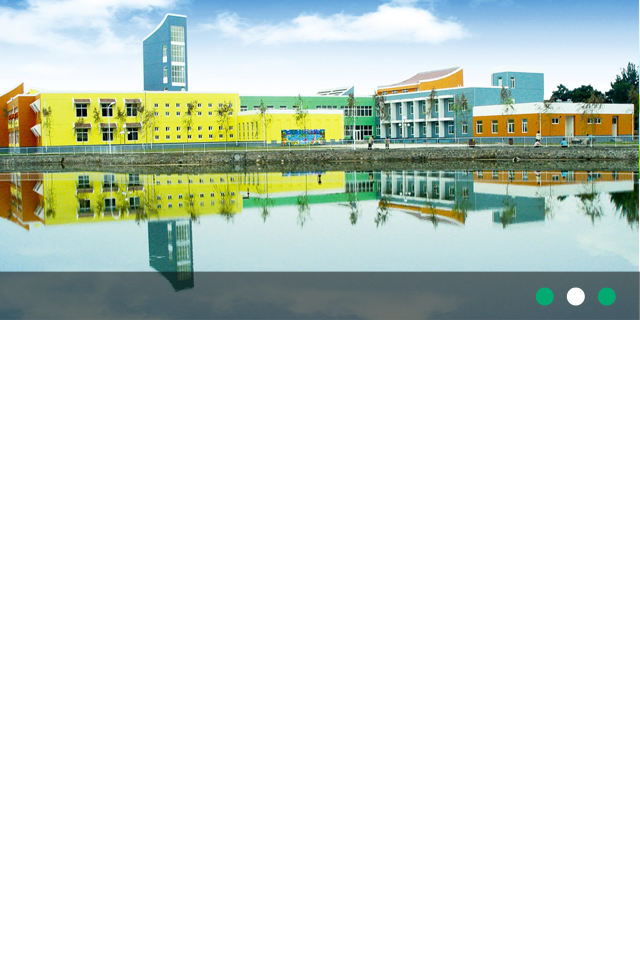
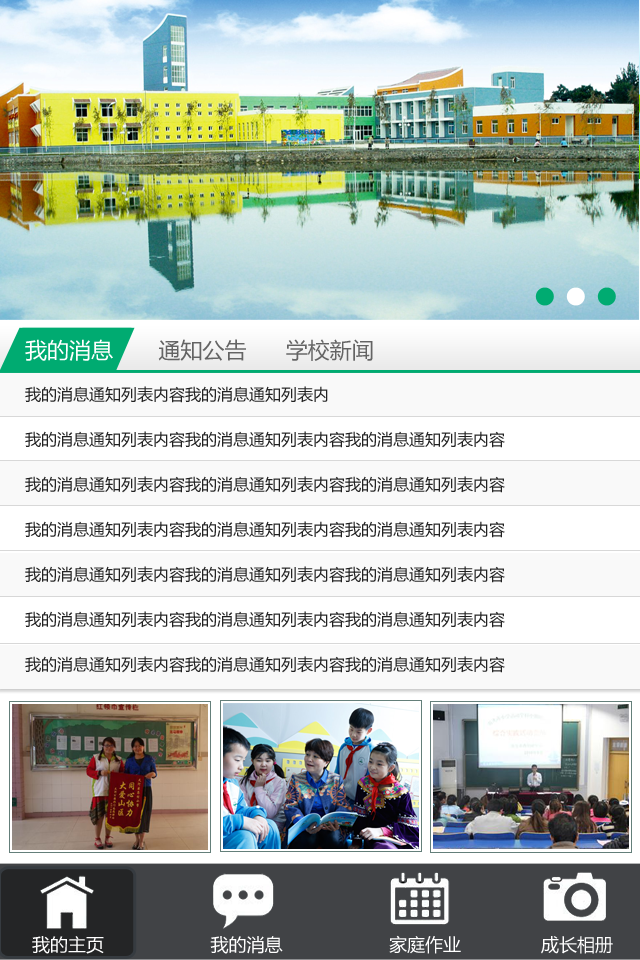
Comparing the layer stacks of the two 640 × 960 images. Changes:
hid "形状 1" over [0,271,640,320]
added layer "我的消息通知列表内容我的消息通知列表内 我的消息通知列表内容我的消息通知列表内容我的消息通知列表内容 我的消息通知列表内容我的" above "形状 13 副本 6" over [25,386,505,673]
added layer "形状 13 副本 6" (8%) above "形状 13 副本 4" over [0,372,640,416]
added layer "形状 13 副本 4" (8%) above "形状 13 副本 3" over [0,645,640,689]
added layer "形状 13 副本 3" (8%) above "形状 13 副本 2" over [0,553,640,597]
added layer "形状 13 副本 2" (8%) above "形状 13 副本" over [0,461,640,505]
added layer "形状 13" above "形状 13 副本 5" over [0,374,640,689]
added layer "我的消息 通知公告 学校新闻" above "图层 1" over [25,339,373,361]
added layer "形状 11 副本" above "形状 11" over [0,327,132,370]
added layer "形状 11" above "形状 5" over [3,327,135,370]
added layer "形状 14" (9%) above "用户名" over [0,327,640,373]
added layer "图层 16" above "图层 15" over [390,872,450,925]
added layer "图层 15" above "图层 17" over [213,873,274,929]
added layer "图层 17" above "我的主页 我的消息 家庭作业" over [543,872,606,921]
added layer "我的主页 我的消息 家庭作业" above "图层 14" over [32,935,613,954]
added group "活动图片" with 8 layers above "形状 15" over [9,700,632,853]
added layer "图层 11 副本" in group "活动图片" over [220,700,422,852]
added layer "图层 11 副本 2" in group "活动图片" over [430,701,632,853]
added layer "图层 11" in group "活动图片" over [9,701,211,853]
added layer "图层 10" in group "活动图片" over [12,704,208,850]
added layer "图层 13" in group "活动图片" over [433,704,629,849]
added layer "图层 12" in group "活动图片" over [223,703,419,849]
added layer "形状 15" above "形状 9" over [0,866,137,959]
added layer "形状 9" above "图层 0" over [0,863,640,960]
…and 9 more changes (9 added)
